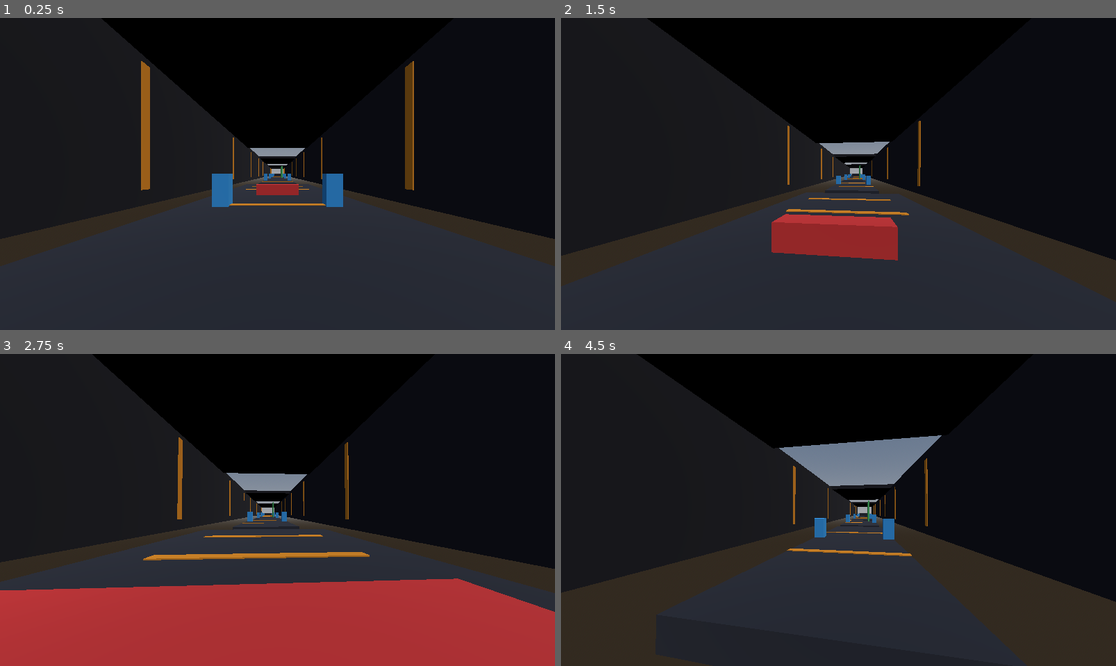
Above: before the commit, frames 1-4 (two rows, left to right).
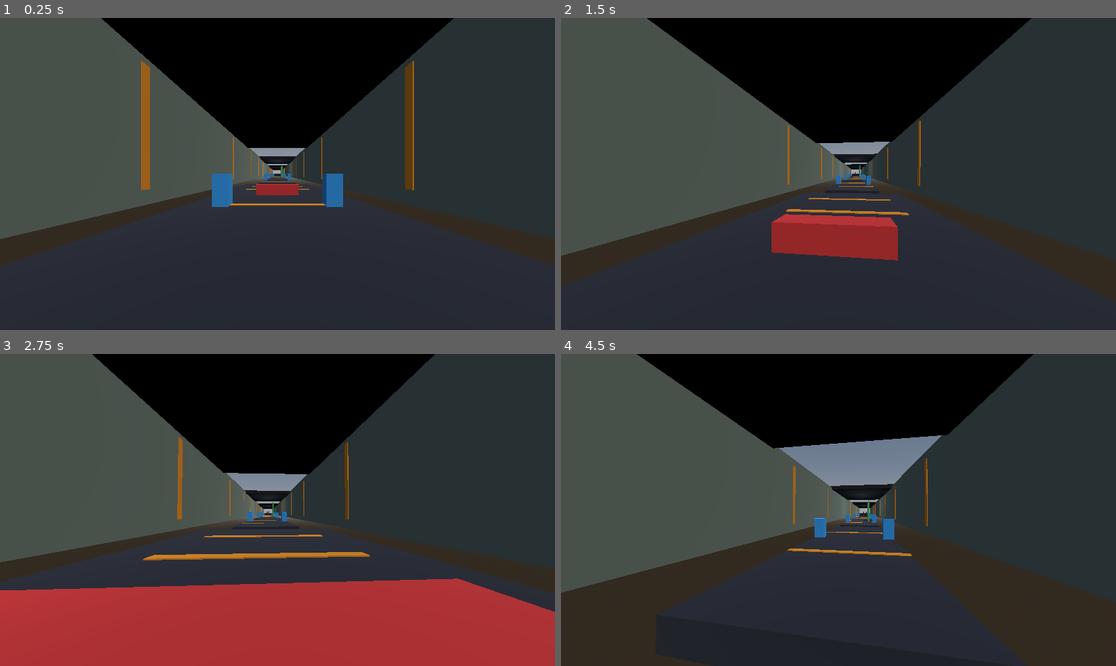
Above: after the commit, the same moments.

Repository: Crawford-Young/what-is-dark
Game: Godot game, scene res://scenes/slice.tscn
Same seed, same stepped clock (60 frames per second), same inputs: the game is played once before the commit and once after it.
Inputs (mouse positions are in pixels of both pictures, inside the frame that each line leads up to):
- Up to frame 1 (0.25 s): no input
- Up to frame 2 (1.5 s): tap Enter at 0.5 s; move the mouse to (866, 174) at 0.52 s; hold Q (glance) 0.53-1.28 s; hold W (move_forward) from 0.53 s (still down); click (866, 174) at 0.67 s; tap Space (jump) at 0.77 s; move the mouse to (810, 174) at 1.27 s; tap Shift at 1.35 s
- Up to frame 3 (2.75 s): keep holding W (move_forward); tap Space (jump) at 1.52 s; move the mouse to (288, 503) at 2.02 s; tap Alt at 2.1 s
- Up to frame 4 (4.5 s): keep holding W (move_forward); tap Space (jump) at 2.75, 3.02, 3.77 s; move the mouse to (832, 516) at 2.77 s; tap Ctrl at 2.85 s; click (832, 516) at 2.92 s; move the mouse to (877, 513) at 3.52 s; tap R at 3.6 s; move the mouse to (794, 506) at 4.27 s; tap 1 at 4.35 s

The runs differ from the first frame. In frame 1, 43% of the frame differs, in the area x 0-100%, y 0-71%; in frame 2, 46%; in frame 3, 43%; in frame 4, 46%, in the area x 0-100%, y 0-80%.

Commit message:
feat: course spine to 900m, shame zone extension with tint and landmarks
Co-Authored-By: Claude Fable 5 <noreply@anthropic.com>

Diff:
--- a/scenes/slice.tscn
+++ b/scenes/slice.tscn
@@ -110,11 +110,20 @@
 [sub_resource type="StandardMaterial3D" id="shell_mat"]
 albedo_color = Color(0.1, 0.1, 0.13, 1)
 
+[sub_resource type="StandardMaterial3D" id="shame_mat"]
+albedo_color = Color(0.42, 0.47, 0.43, 1)
+
+[sub_resource type="StandardMaterial3D" id="locker_mat"]
+albedo_color = Color(0.35, 0.4, 0.37, 1)
+
+[sub_resource type="StandardMaterial3D" id="desk_mat"]
+albedo_color = Color(0.32, 0.26, 0.2, 1)
+
 [sub_resource type="BoxShape3D" id="shape_wall_shell"]
 size = Vector3(1, 10, 230)
 
 [sub_resource type="BoxMesh" id="mesh_wall_shell"]
-material = SubResource("shell_mat")
+material = SubResource("shame_mat")
 size = Vector3(1, 10, 230)
 
 [sub_resource type="BoxShape3D" id="shape_ceil40"]
@@ -135,9 +144,55 @@
 material = SubResource("stripe_mat")
 size = Vector3(0.1, 8, 0.6)
 
+[sub_resource type="BoxShape3D" id="shape_p8"]
+size = Vector3(8, 1, 30)
+
+[sub_resource type="BoxMesh" id="mesh_p8"]
+material = SubResource("floor_mat")
+size = Vector3(8, 1, 30)
+
+[sub_resource type="BoxShape3D" id="shape_p9"]
+size = Vector3(10, 1, 48)
+
+[sub_resource type="BoxMesh" id="mesh_p9"]
+material = SubResource("floor_mat")
+size = Vector3(10, 1, 48)
+
+[sub_resource type="BoxShape3D" id="shape_wall_ext"]
+size = Vector3(1, 10, 80)
+
+[sub_resource type="BoxMesh" id="mesh_wall_ext"]
+material = SubResource("shame_mat")
+size = Vector3(1, 10, 80)
+
+[sub_resource type="BoxMesh" id="mesh_locker"]
+material = SubResource("locker_mat")
+size = Vector3(0.5, 2, 10)
+
+[sub_resource type="BoxShape3D" id="shape_desk"]
+size = Vector3(1.2, 0.8, 0.8)
+
+[sub_resource type="BoxMesh" id="mesh_desk"]
+material = SubResource("desk_mat")
+size = Vector3(1.2, 0.8, 0.8)
+
+[sub_resource type="BoxShape3D" id="shape_door_pillar"]
+size = Vector3(0.6, 4, 0.6)
+
+[sub_resource type="BoxMesh" id="mesh_door_pillar"]
+material = SubResource("shell_mat")
+size = Vector3(0.6, 4, 0.6)
+
+[sub_resource type="BoxShape3D" id="shape_door_lintel"]
+size = Vector3(5, 0.4, 0.6)
+
+[sub_resource type="BoxMesh" id="mesh_door_lintel"]
+material = SubResource("shell_mat")
+size = Vector3(5, 0.4, 0.6)
+
 [sub_resource type="Curve3D" id="course_curve"]
 _data = {
-"points": PackedVector3Array(0, 0, 0, 0, 0, 0, 0, 0, 0, 0, 0, 0, 0, 0, 0, 0, 0, -200),
+"points": PackedVector3Array(0, 0, 0, 0, 0, 0, 0, 0, 0, 0, 0, 0, 0, 0, 0, 0, 0, -900),
 "tilts": PackedFloat32Array(0, 0),
 "closed": false
 }
@@ -397,6 +452,38 @@
 transform = Transform3D(1, 0, 0, 0, 1, 0, 0, 0, 1, 0, 0.03, -210)
 mesh = SubResource("mesh_stripe")
 
+[node name="Stripe_220" type="MeshInstance3D" parent="Stripes"]
+transform = Transform3D(1, 0, 0, 0, 1, 0, 0, 0, 1, 0, 0.03, -220)
+mesh = SubResource("mesh_stripe")
+
+[node name="Stripe_230" type="MeshInstance3D" parent="Stripes"]
+transform = Transform3D(1, 0, 0, 0, 1, 0, 0, 0, 1, 0, 0.03, -230)
+mesh = SubResource("mesh_stripe")
+
+[node name="Stripe_240" type="MeshInstance3D" parent="Stripes"]
+transform = Transform3D(1, 0, 0, 0, 1, 0, 0, 0, 1, 0, 0.03, -240)
+mesh = SubResource("mesh_stripe")
+
+[node name="Stripe_250" type="MeshInstance3D" parent="Stripes"]
+transform = Transform3D(1, 0, 0, 0, 1, 0, 0, 0, 1, 0, 0.03, -250)
+mesh = SubResource("mesh_stripe")
+
+[node name="Stripe_260" type="MeshInstance3D" parent="Stripes"]
+transform = Transform3D(1, 0, 0, 0, 1, 0, 0, 0, 1, 0, 0.03, -260)
+mesh = SubResource("mesh_stripe")
+
+[node name="Stripe_270" type="MeshInstance3D" parent="Stripes"]
+transform = Transform3D(1, 0, 0, 0, 1, 0, 0, 0, 1, 0, 0.03, -270)
+mesh = SubResource("mesh_stripe")
+
+[node name="Stripe_280" type="MeshInstance3D" parent="Stripes"]
+transform = Transform3D(1, 0, 0, 0, 1, 0, 0, 0, 1, 0, 0.03, -280)
+mesh = SubResource("mesh_stripe")
+
+[node name="Stripe_290" type="MeshInstance3D" parent="Stripes"]
+transform = Transform3D(1, 0, 0, 0, 1, 0, 0, 0, 1, 0, 0.03, -290)
+mesh = SubResource("mesh_stripe")
+
 [node name="WallStripes" type="Node3D" parent="."]
 
 [node name="WS_L_010" type="MeshInstance3D" parent="WallStripes"]
@@ -487,6 +574,38 @@
 transform = Transform3D(1, 0, 0, 0, 1, 0, 0, 0, 1, 8.45, 5, -210)
 mesh = SubResource("mesh_wall_stripe")
 
+[node name="WS_L_230" type="MeshInstance3D" parent="WallStripes"]
+transform = Transform3D(1, 0, 0, 0, 1, 0, 0, 0, 1, -8.45, 5, -230)
+mesh = SubResource("mesh_wall_stripe")
+
+[node name="WS_R_230" type="MeshInstance3D" parent="WallStripes"]
+transform = Transform3D(1, 0, 0, 0, 1, 0, 0, 0, 1, 8.45, 5, -230)
+mesh = SubResource("mesh_wall_stripe")
+
+[node name="WS_L_250" type="MeshInstance3D" parent="WallStripes"]
+transform = Transform3D(1, 0, 0, 0, 1, 0, 0, 0, 1, -8.45, 5, -250)
+mesh = SubResource("mesh_wall_stripe")
+
+[node name="WS_R_250" type="MeshInstance3D" parent="WallStripes"]
+transform = Transform3D(1, 0, 0, 0, 1, 0, 0, 0, 1, 8.45, 5, -250)
+mesh = SubResource("mesh_wall_stripe")
+
+[node name="WS_L_270" type="MeshInstance3D" parent="WallStripes"]
+transform = Transform3D(1, 0, 0, 0, 1, 0, 0, 0, 1, -8.45, 5, -270)
+mesh = SubResource("mesh_wall_stripe")
+
+[node name="WS_R_270" type="MeshInstance3D" parent="WallStripes"]
+transform = Transform3D(1, 0, 0, 0, 1, 0, 0, 0, 1, 8.45, 5, -270)
+mesh = SubResource("mesh_wall_stripe")
+
+[node name="WS_L_290" type="MeshInstance3D" parent="WallStripes"]
+transform = Transform3D(1, 0, 0, 0, 1, 0, 0, 0, 1, -8.45, 5, -290)
+mesh = SubResource("mesh_wall_stripe")
+
+[node name="WS_R_290" type="MeshInstance3D" parent="WallStripes"]
+transform = Transform3D(1, 0, 0, 0, 1, 0, 0, 0, 1, 8.45, 5, -290)
+mesh = SubResource("mesh_wall_stripe")
+
 [node name="SidePillars" type="Node3D" parent="."]
 
 [node name="Pillar_L_010" type="MeshInstance3D" parent="SidePillars"]
@@ -544,6 +663,165 @@
 [node name="Pillar_R_190" type="MeshInstance3D" parent="SidePillars"]
 transform = Transform3D(1, 0, 0, 0, 1, 0, 0, 0, 1, 3.5, 1, -190)
 mesh = SubResource("mesh_pillar")
+
+[node name="P8" type="StaticBody3D" parent="."]
+transform = Transform3D(1, 0, 0, 0, 1, 0, 0, 0, 1, 0, -0.5, -231)
+
+[node name="Col" type="CollisionShape3D" parent="P8"]
+shape = SubResource("shape_p8")
+
+[node name="Mesh" type="MeshInstance3D" parent="P8"]
+mesh = SubResource("mesh_p8")
+
+[node name="P9" type="StaticBody3D" parent="."]
+transform = Transform3D(1, 0, 0, 0, 1, 0, 0, 0, 1, 0, -0.5, -273)
+
+[node name="Col" type="CollisionShape3D" parent="P9"]
+shape = SubResource("shape_p9")
+
+[node name="Mesh" type="MeshInstance3D" parent="P9"]
+mesh = SubResource("mesh_p9")
+
+[node name="ShellWallExtL" type="StaticBody3D" parent="."]
+transform = Transform3D(1, 0, 0, 0, 1, 0, 0, 0, 1, -9, 5, -260)
+
+[node name="Col" type="CollisionShape3D" parent="ShellWallExtL"]
+shape = SubResource("shape_wall_ext")
+
+[node name="Mesh" type="MeshInstance3D" parent="ShellWallExtL"]
+mesh = SubResource("mesh_wall_ext")
+
+[node name="ShellWallExtR" type="StaticBody3D" parent="."]
+transform = Transform3D(1, 0, 0, 0, 1, 0, 0, 0, 1, 9, 5, -260)
+
+[node name="Col" type="CollisionShape3D" parent="ShellWallExtR"]
+shape = SubResource("shape_wall_ext")
+
+[node name="Mesh" type="MeshInstance3D" parent="ShellWallExtR"]
+mesh = SubResource("mesh_wall_ext")
+
+[node name="CeilE" type="StaticBody3D" parent="."]
+transform = Transform3D(1, 0, 0, 0, 1, 0, 0, 0, 1, 0, 10, -240)
+
+[node name="Col" type="CollisionShape3D" parent="CeilE"]
+shape = SubResource("shape_ceil40")
+
+[node name="Mesh" type="MeshInstance3D" parent="CeilE"]
+mesh = SubResource("mesh_ceil40")
+
+[node name="CeilF" type="StaticBody3D" parent="."]
+transform = Transform3D(1, 0, 0, 0, 1, 0, 0, 0, 1, 0, 10, -280)
+
+[node name="Col" type="CollisionShape3D" parent="CeilF"]
+shape = SubResource("shape_ceil40")
+
+[node name="Mesh" type="MeshInstance3D" parent="CeilF"]
+mesh = SubResource("mesh_ceil40")
+
+[node name="Lockers" type="Node3D" parent="."]
+
+[node name="LockerL1" type="MeshInstance3D" parent="Lockers"]
+transform = Transform3D(1, 0, 0, 0, 1, 0, 0, 0, 1, -7, 1, -227)
+mesh = SubResource("mesh_locker")
+
+[node name="LockerR1" type="MeshInstance3D" parent="Lockers"]
+transform = Transform3D(1, 0, 0, 0, 1, 0, 0, 0, 1, 7, 1, -227)
+mesh = SubResource("mesh_locker")
+
+[node name="LockerL2" type="MeshInstance3D" parent="Lockers"]
+transform = Transform3D(1, 0, 0, 0, 1, 0, 0, 0, 1, -7, 1, -240)
+mesh = SubResource("mesh_locker")
+
+[node name="LockerR2" type="MeshInstance3D" parent="Lockers"]
+transform = Transform3D(1, 0, 0, 0, 1, 0, 0, 0, 1, 7, 1, -240)
+mesh = SubResource("mesh_locker")
+
+[node name="Desks" type="Node3D" parent="."]
+
+[node name="Desk1" type="StaticBody3D" parent="Desks"]
+transform = Transform3D(1, 0, 0, 0, 1, 0, 0, 0, 1, 1.5, 0.4, -258)
+
+[node name="Col" type="CollisionShape3D" parent="Desks/Desk1"]
+shape = SubResource("shape_desk")
+
+[node name="Mesh" type="MeshInstance3D" parent="Desks/Desk1"]
+mesh = SubResource("mesh_desk")
+
+[node name="Desk2" type="StaticBody3D" parent="Desks"]
+transform = Transform3D(1, 0, 0, 0, 1, 0, 0, 0, 1, -1.5, 0.4, -266)
+
+[node name="Col" type="CollisionShape3D" parent="Desks/Desk2"]
+shape = SubResource("shape_desk")
+
+[node name="Mesh" type="MeshInstance3D" parent="Desks/Desk2"]
+mesh = SubResource("mesh_desk")
+
+[node name="Desk3" type="StaticBody3D" parent="Desks"]
+transform = Transform3D(1, 0, 0, 0, 1, 0, 0, 0, 1, 1.5, 0.4, -282)
+
+[node name="Col" type="CollisionShape3D" parent="Desks/Desk3"]
+shape = SubResource("shape_desk")
+
+[node name="Mesh" type="MeshInstance3D" parent="Desks/Desk3"]
+mesh = SubResource("mesh_desk")
+
+[node name="Desk4" type="StaticBody3D" parent="Desks"]
+transform = Transform3D(1, 0, 0, 0, 1, 0, 0, 0, 1, -1.5, 0.4, -290)
+
+[node name="Col" type="CollisionShape3D" parent="Desks/Desk4"]
+shape = SubResource("shape_desk")
+
+[node name="Mesh" type="MeshInstance3D" parent="Desks/Desk4"]
+mesh = SubResource("mesh_desk")
+
+[node name="DoorFrame" type="Node3D" parent="."]
+
+[node name="DoorPillarL" type="StaticBody3D" parent="DoorFrame"]
+transform = Transform3D(1, 0, 0, 0, 1, 0, 0, 0, 1, -2.2, 2, -300)
+
+[node name="Col" type="CollisionShape3D" parent="DoorFrame/DoorPillarL"]
+shape = SubResource("shape_door_pillar")
+
+[node name="Mesh" type="MeshInstance3D" parent="DoorFrame/DoorPillarL"]
+mesh = SubResource("mesh_door_pillar")
+
+[node name="DoorPillarR" type="StaticBody3D" parent="DoorFrame"]
+transform = Transform3D(1, 0, 0, 0, 1, 0, 0, 0, 1, 2.2, 2, -300)
+
+[node name="Col" type="CollisionShape3D" parent="DoorFrame/DoorPillarR"]
+shape = SubResource("shape_door_pillar")
+
+[node name="Mesh" type="MeshInstance3D" parent="DoorFrame/DoorPillarR"]
+mesh = SubResource("mesh_door_pillar")
+
+[node name="DoorLintel" type="StaticBody3D" parent="DoorFrame"]
+transform = Transform3D(1, 0, 0, 0, 1, 0, 0, 0, 1, 0, 4.2, -300)
+
+[node name="Col" type="CollisionShape3D" parent="DoorFrame/DoorLintel"]
+shape = SubResource("shape_door_lintel")
+
+[node name="Mesh" type="MeshInstance3D" parent="DoorFrame/DoorLintel"]
+mesh = SubResource("mesh_door_lintel")
+
+[node name="ShameLights" type="Node3D" parent="."]
+
+[node name="ShameLight1" type="OmniLight3D" parent="ShameLights"]
+transform = Transform3D(1, 0, 0, 0, 1, 0, 0, 0, 1, 0, 6, -100)
+light_color = Color(0.8, 0.9, 1, 1)
+light_energy = 2.0
+omni_range = 45.0
+
+[node name="ShameLight2" type="OmniLight3D" parent="ShameLights"]
+transform = Transform3D(1, 0, 0, 0, 1, 0, 0, 0, 1, 0, 6, -200)
+light_color = Color(0.8, 0.9, 1, 1)
+light_energy = 2.0
+omni_range = 45.0
+
+[node name="ShameLight3" type="OmniLight3D" parent="ShameLights"]
+transform = Transform3D(1, 0, 0, 0, 1, 0, 0, 0, 1, 0, 6, -280)
+light_color = Color(0.8, 0.9, 1, 1)
+light_energy = 2.0
+omni_range = 45.0
 
 [node name="Player" parent="." instance=ExtResource("1")]
 transform = Transform3D(1, 0, 0, 0, 1, 0, 0, 0, 1, 0, 1, 0)
--- a/scripts/slice.gd
+++ b/scripts/slice.gd
@@ -5,7 +5,12 @@
 
 signal player_caught
 
-const MARKER_PROGRESSES: Array[float] = [0.0, 25.0, 50.0, 75.0, 100.0, 130.0, 160.0, 190.0]
+const MARKER_PROGRESSES: Array[float] = [
+	0.0, 25.0, 50.0, 75.0, 100.0, 130.0, 160.0, 190.0,
+	230.0, 270.0,
+	310.0, 350.0, 390.0, 430.0, 470.0, 510.0, 550.0, 590.0,
+	630.0, 670.0, 710.0, 750.0, 790.0, 830.0, 870.0,
+]
 const FALL_Y := -6.0
 const VOID_START := -20.0
 
Not shown: 1 places in scenes/slice.tscn that only renumber resources
